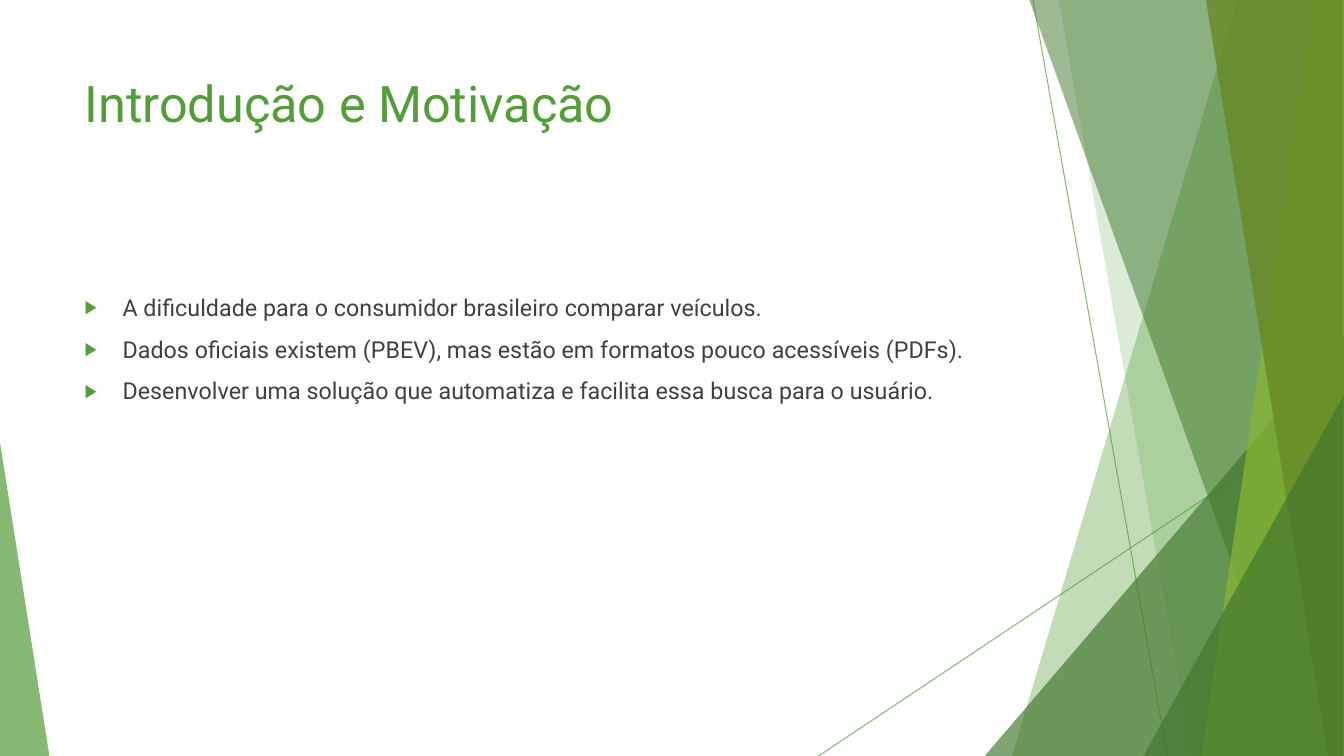
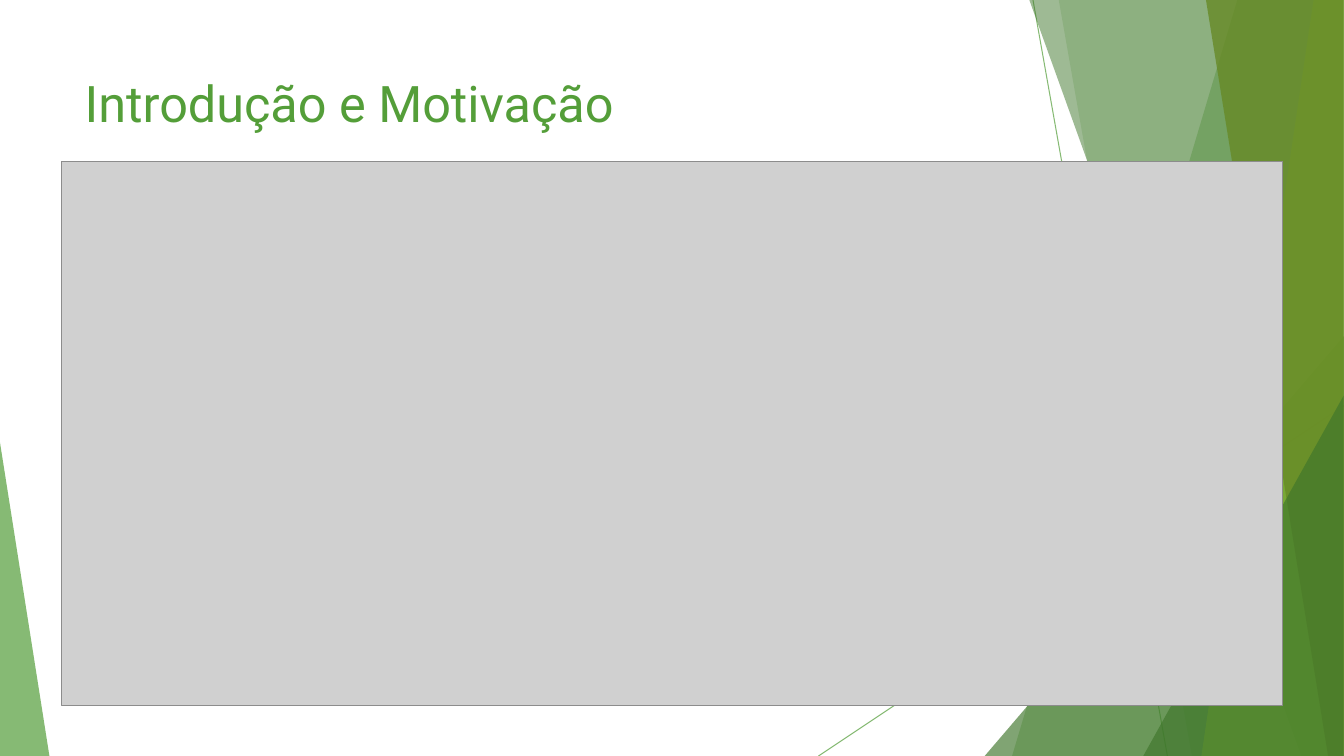
Before and after one commit to arthurfelipercosta/tcc, a slide deck: slide 2 of Aprensentação.pptx. Drawn at 1344x756 pixels with LibreOffice and Linux fonts; fonts in the diff are those of the drawing; grey boxes stand for pictures. Boxes give left, top, right and bottom in pixels: in the first picture for what was removed or moved away, otherwise in the second. Text is boxed around its words. In the diff, an @@ line names an element or a change of style, - is before the commit and + after.

```diff
--- a/Aprensentação.pptx
+++ b/Aprensentação.pptx
@@ picture added at [62,161,1282,706] @@
@@ text removed at [123,298,963,404] @@
-▶ A dificuldade para o consumidor brasileiro comparar veículos.
-▶ Dados oficiais existem (PBEV), mas estão em formatos pouco acessíveis (PDFs).
-▶ Desenvolver uma solução que automatiza e facilita essa busca para o usuário.
```
Also in this commit, not shown: 2 other slides changed, 4 other files.
